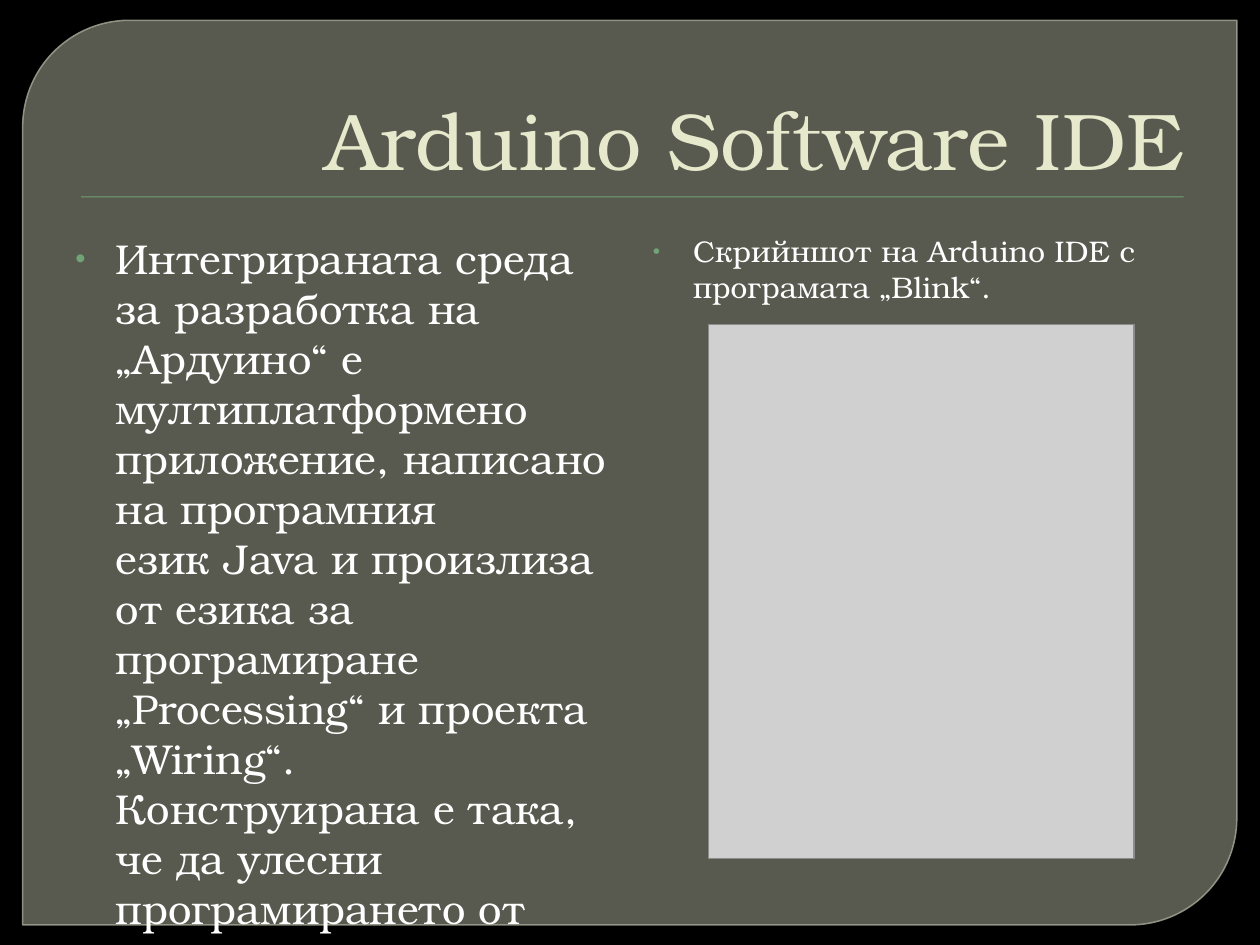
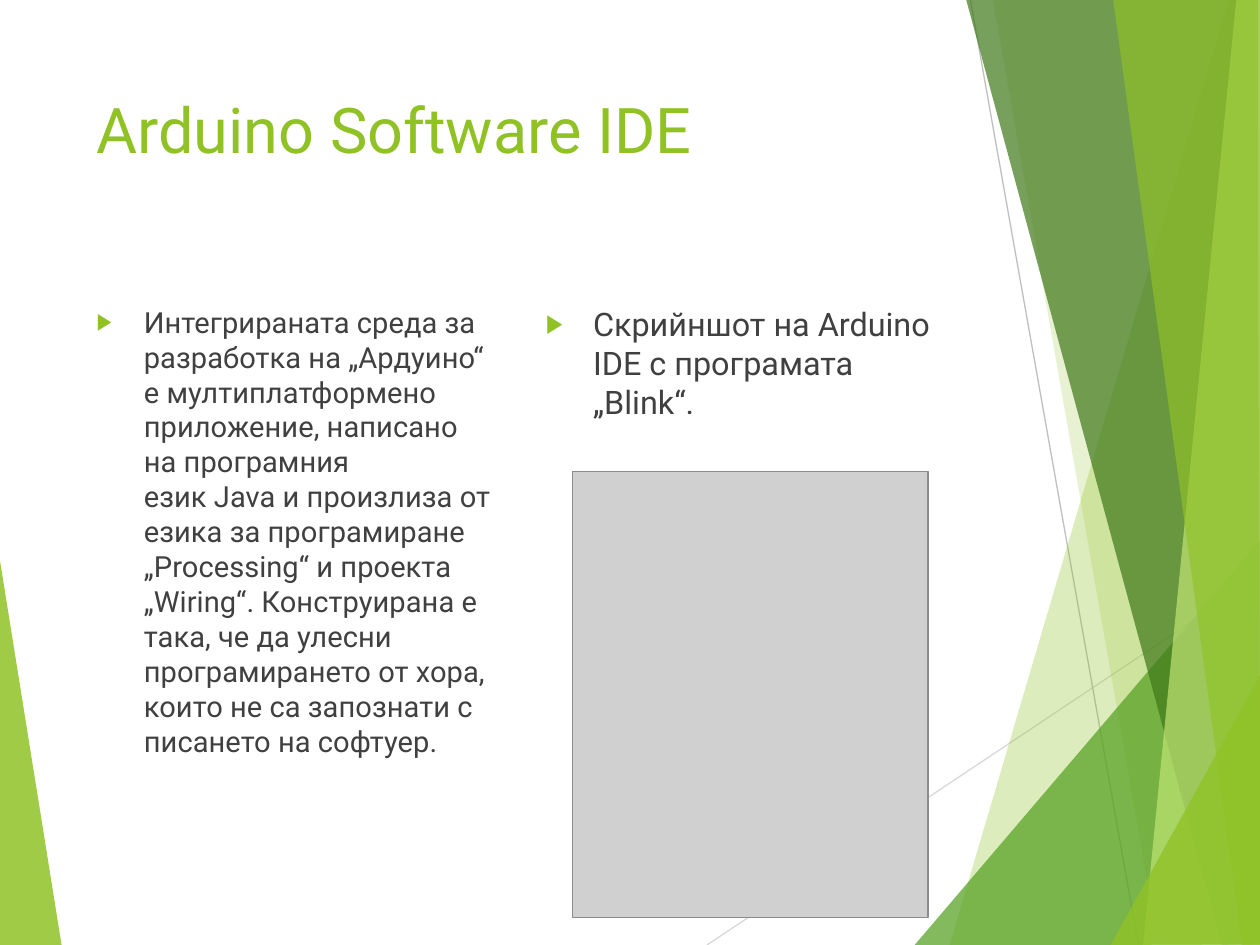
Before and after one commit to IvanovvAlex/School-Education, a slide deck: slide 7 of EmbeddedSystems/Arduino.pptx. Drawn at 1260x945 pixels with LibreOffice and Linux fonts; fonts in the diff are those of the drawing; grey boxes stand for pictures; background and template pictures are left out. Boxes give left, top, right and bottom in pixels: in the first picture for what was removed or moved away, otherwise in the second. Text is boxed around its words. In the diff, an @@ line names an element or a change of style, - is before the commit and + after.

```diff
--- a/EmbeddedSystems/Arduino.pptx
+++ b/EmbeddedSystems/Arduino.pptx
@@ background picture (left out) to #FFFFFF @@
@@ round diag rect removed at bbox=[23, 20, 1237, 925] @@
@@ title "Arduino Software IDE": place and size @@
-title "Arduino Software IDE" at bbox=[325, 111, 1185, 171]
+title "Arduino Software IDE" at bbox=[97, 105, 691, 154]
@@ title "Arduino Software IDE" at bbox=[97, 105, 691, 154]: size 46 to 36 pt, font TeX Gyre Bonum to Roboto, text colour #E7EACB to #90C226; alignment right to left; indent changed; vertical alignment bottom to top @@
@@ rectangle removed at bbox=[81, 197, 1183, 198] @@
@@ text "Интегрираната среда за разработка на ...": place and size @@
-text "Интегрираната среда за разработка на ..." at bbox=[116, 245, 606, 936]
+text "Интегрираната среда за разработка на ..." at bbox=[144, 312, 490, 758]
@@ text "Интегрираната среда за разработка на ..." at bbox=[144, 312, 490, 758]: size 23.8 to 16.6 pt, font TeX Gyre Bonum to Roboto, text colour #FFFFFF to #404040; bullet • to ▶; more space between paragraphs; bullet colour #72A376 to #90C226 @@
@@ text "Скрийншот на Arduino IDE с ...": place and size @@
-text "Скрийншот на Arduino IDE с ..." at bbox=[693, 240, 1136, 305]
+text "Скрийншот на Arduino IDE с ..." at bbox=[593, 311, 930, 419]
@@ text "Скрийншот на Arduino IDE с ..." at bbox=[593, 311, 930, 419]: size 17 to 18.5 pt, font TeX Gyre Bonum to Roboto, text colour #FFFFFF to #404040; bullet • to ▶; more space between paragraphs; bullet colour #72A376 to #90C226 @@
@@ picture: place and size @@
-picture at bbox=[709, 325, 1135, 859]
+picture at bbox=[573, 471, 929, 917]
@@ group added at bbox=[0, 0, 1260, 945]: 8 freeform shapes, 2 lines @@
```
Also in this commit, not shown: 9 other slides changed, 1 slide added, 1 slide removed.
